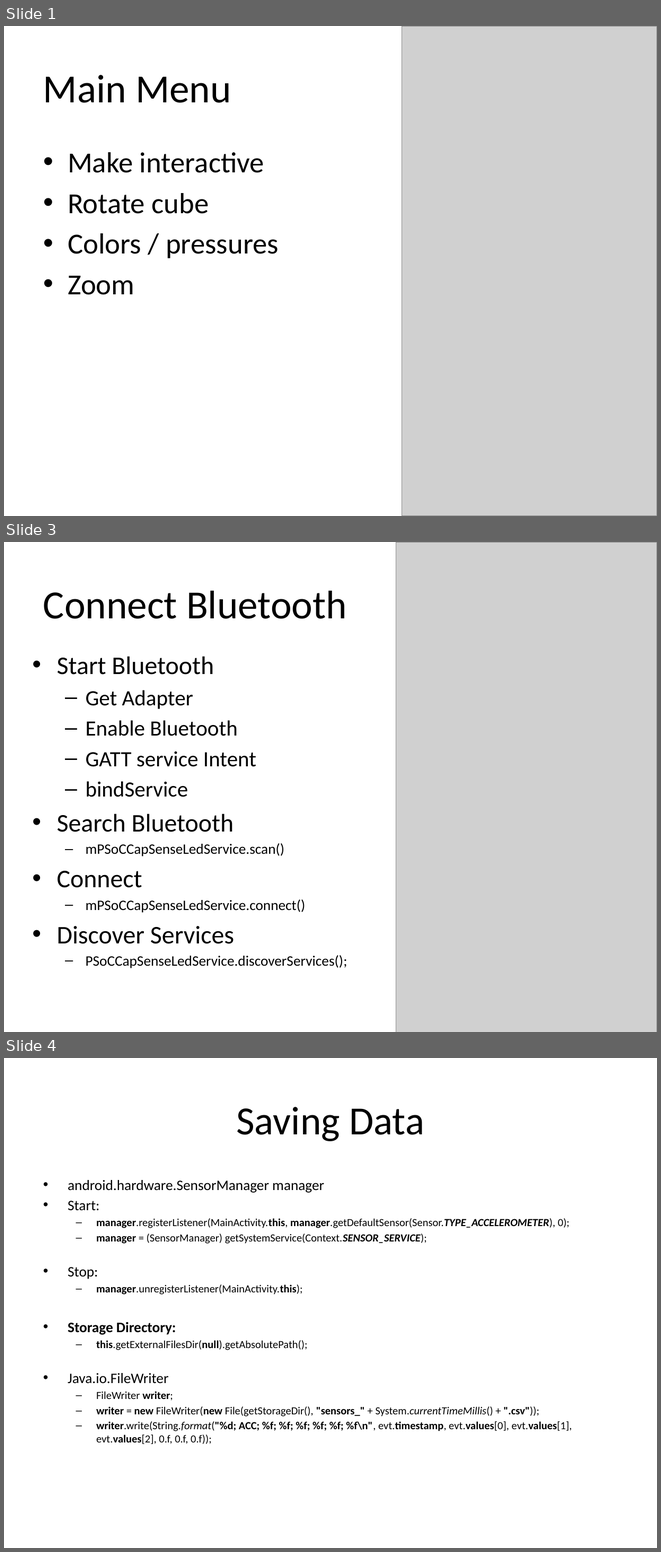
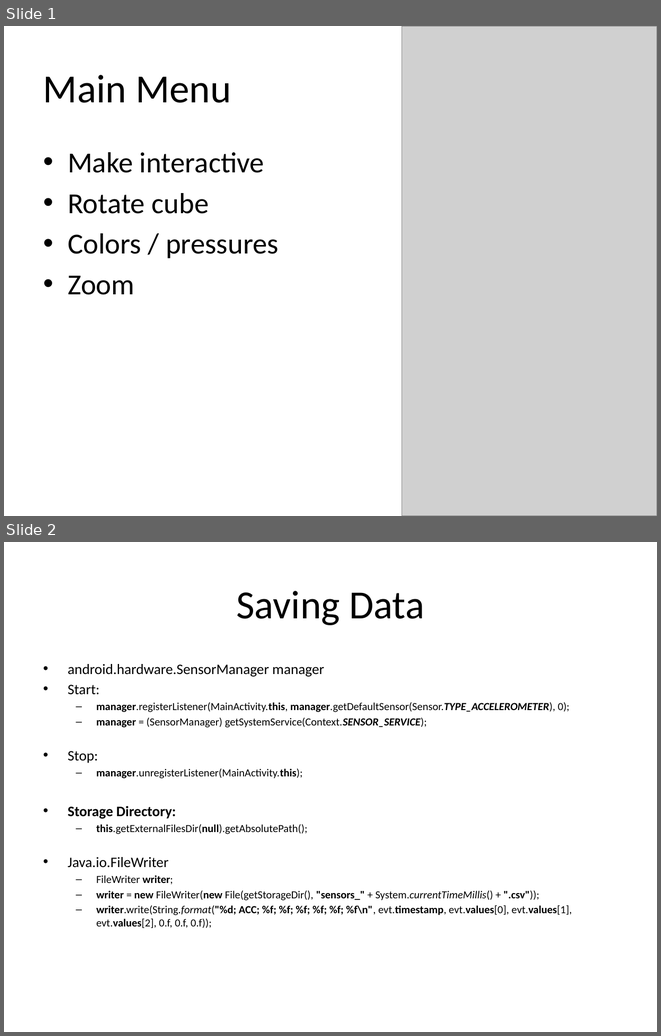
Before and after one commit to DirectionAndMagnitude/BlueCube, a slide deck: AppDevelopment.pptx. Shown one above the other, each under a label of ours: slides 1, 3 and 4 before the commit, slides 1 and 2 after it; the slides between them are not shown. The pictures are 661x1552 and 661x1036 pixels, drawn with LibreOffice and Linux fonts; fonts in the diff are those of the drawing; grey boxes stand for pictures. Boxes give left, top, right and bottom in pixels: in the first picture for what was removed or moved away, otherwise in the second. Text is boxed around its words. In the diff, an @@ line names an element or a change of style, - is before the commit and + after.

```diff
--- a/AppDevelopment.pptx
+++ b/AppDevelopment.pptx
@@ slide 3 removed at (x1=4, y1=542, x2=657, y2=1032), background #FFFFFF @@
@@ picture removed at (x1=396, y1=542, x2=657, y2=1032) @@
@@ text removed at (x1=43, y1=590, x2=347, y2=619) @@
-Connect Bluetooth
@@ text removed at (x1=57, y1=656, x2=347, y2=968) @@
-• Start Bluetooth
-  – Get Adapter
-  – Enable Bluetooth
-  – GATT service Intent
-  – bindService
-• Search Bluetooth
-  – mPSoCCapSenseLedService.scan()
-• Connect
-  – mPSoCCapSenseLedService.connect()
-• Discover Services
-  – PSoCCapSenseLedService.discoverServices();
@@ what was slide 4 is now slide 2 @@
```
Also in this commit, not shown: 2 slides added, 2 other slides removed, 25 other files.
